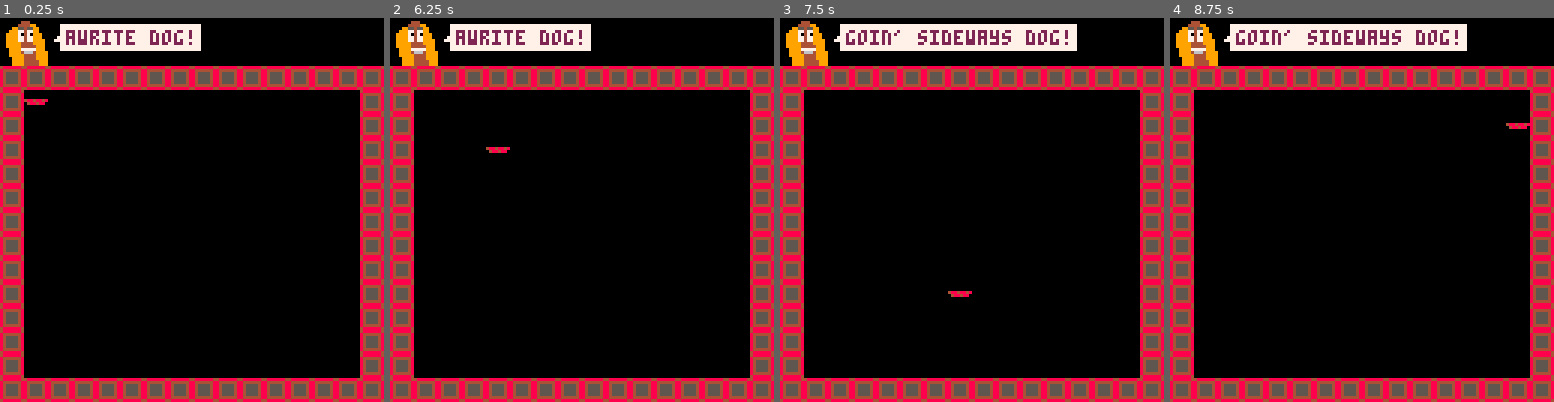
Above: before the commit, frames 1-4 (left to right).
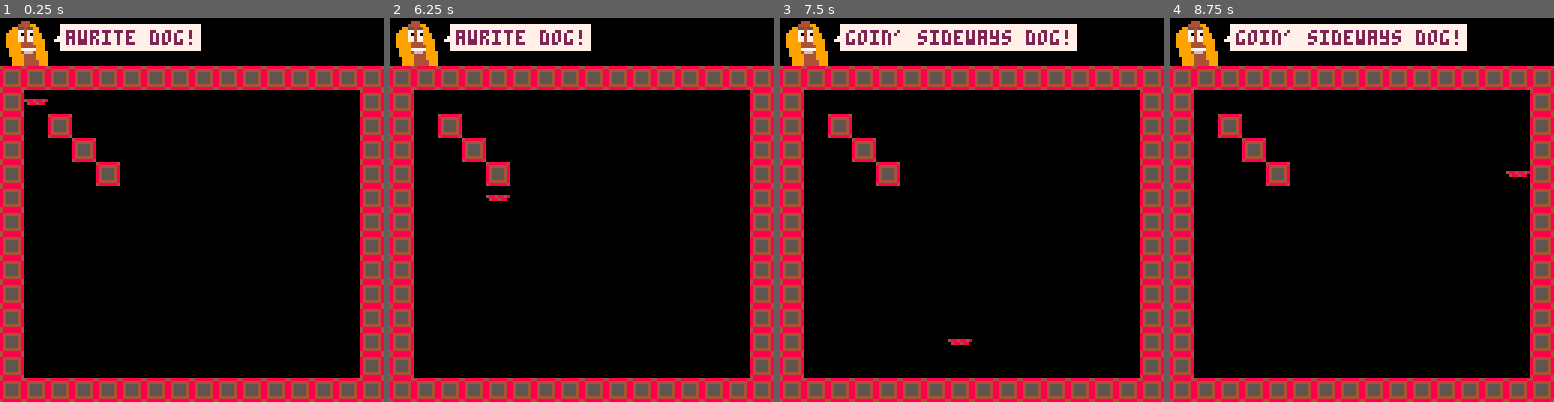
Above: after the commit, the same moments.

Repository: rocktronica/hotdog
Game: PICO-8 cartridge hotdog.p8
The game is run twice, just before and just after one commit, with the same random seed, the same clock (stepped at 60 frames per second) and the same inputs.
Inputs:
- Up to frame 1 (0.25 s): no input
- Up to frame 2 (6.25 s): hold Left 1.97-2.37 s; hold Down 2.42-2.82 s; hold Right 2.87-3.53 s; hold Up 3.58-4.08 s; hold Right 4.13-4.53 s; hold Down 4.58-5.08 s; hold Left 5.13-5.8 s; hold Up 5.85-6.18 s; hold Left from 6.23 s (still down)
- Up to frame 3 (7.5 s): release Left at 6.63 s; hold Down 6.68-7.08 s; hold Right from 7.13 s (still down)
- Up to frame 4 (8.75 s): release Right at 7.8 s; hold Up 7.85-8.35 s; hold Right from 8.4 s (still down)

The runs differ from the first frame. In frame 1, 1.2% of the frame differs, in the area x 12-32%, y 25-44%; in frame 2, 1.3%, in the area x 12-32%, y 25-48%; in frame 3, 1.3%; in frame 4, 1.3%.

Commit message:
Add blocks, level def, improve collision checks

Diff:
--- a/hotdog.p8
+++ b/hotdog.p8
@@ -16,6 +16,20 @@
 player.motion = {}
 player.sprite_x = 0
 player.sprite_y = 0
+
+-- Level Definitions
+levels = {}
+levels[1] = {}
+levels[1].blocks = {{1, 1},{2, 2},{3, 3}}
+levels.active = 1
+
+function draw_level()
+  local level = levels[levels.active]
+
+  for i = 1, #level.blocks, 1 do
+    spr(7, (enclosure.startcolumn + 1 + level.blocks[i][1]) * 8,  (enclosure.startrow + 1 + level.blocks[i][2]) * 8)
+  end
+end
 
 function draw_player()
   local pm = player.motion
@@ -86,13 +100,97 @@
 end
 
 refreshinterval = 0
-playerlocked = false
+player_locked = false
+
+function update_player_state()
+
+  local function can_move_to(cur_x, cur_y, new_x, new_y)
+
+    -- Don't escape the enclosure
+    if new_x < 0 then
+      return false
+    end
+    if new_x >= enclosure.columns then
+      return false
+    end
+    if new_y < 0 then
+      return false
+    end
+    if new_y >= enclosure.rows then
+      return false
+    end
+
+    local level = levels[levels.active]
+
+    -- Don't move to block tiles
+    for i = 1, #level.blocks, 1 do
+      local block = level.blocks[i];
+      if block[1] == new_x and block[2] == new_y then
+        return false
+      end
+
+      -- Prevent diagonal movement through diagonal blocks
+      if cur_x != new_x and cur_y != new_y then
+        local possibility_1 = {cur_x, new_y}
+        local possibility_2 = {new_x, cur_y}
+        local matched_1 = false
+        local matched_2 = false
+
+        for j = 1, #level.blocks, 1 do
+          local block = level.blocks[j]
+          if block[1] == possibility_1[1] and block[2] == possibility_1[2] then
+            matched_1 = true
+          end
+          if block[1] == possibility_2[1] and block[2] == possibility_2[2] then
+            matched_2 = true
+          end
+        end
+
+        if matched_1 and matched_2 then
+          return false
+        end
+      end
+    end
+
+    return true
+  end
+
+  local new_x = player.sprite_x
+  local new_y = player.sprite_y
+
+  -- Handle button input
+  if player_locked == false then
+    player_locked = true
+    player.motion = {}
+    if btn(0) then
+      player.motion.left = true
+      new_x -= 1
+    end
+    if btn(1) then
+      player.motion.right = true
+      new_x += 1
+    end
+    if btn(2) then
+      player.motion.up = true
+      new_y -= 1
+    end
+    if btn(3) then
+      player.motion.down = true
+      new_y += 1
+    end
+  end
+
+  if can_move_to(player.sprite_x, player.sprite_y, new_x, new_y) then
+    player.sprite_x = new_x
+    player.sprite_y = new_y
+  end
+end
 
 function _update()
   refreshinterval += 1
 
   if (refreshinterval > 1) then
-    playerlocked = false
+    player_locked = false
     refreshinterval = 0
   end
 
@@ -102,44 +200,17 @@
     avatar.frame = 0
   end
 
-  -- update state for player
-  if playerlocked == false then
-    playerlocked = true
-    player.motion = {}
-    if btn(0) then
-      player.motion.left = true
-      player.sprite_x -= 1
-      if player.sprite_x < 0 then
-        player.sprite_x = 0
-      end
-    end
-    if btn(1) then
-      player.motion.right = true
-      player.sprite_x += 1
-      if player.sprite_x >= enclosure.columns then
-        player.sprite_x = enclosure.columns - 1
-      end
-    end
-    if btn(2) then
-      player.motion.up = true
-      player.sprite_y -= 1
-      if player.sprite_y < 0 then
-        player.sprite_y = 0
-      end
-    end
-    if btn(3) then
-      player.motion.down = true
-      player.sprite_y += 1
-      if player.sprite_y >= enclosure.rows then
-        player.sprite_y = enclosure.rows - 1
-      end
-    end
-  end
+  update_player_state()
+
 end
 
 function _draw()
   cls()
   draw_enclosure()
+
+  levels.active = 1
+  draw_level()
+
   draw_avatar()
   draw_player()
 end
Not shown, changed: docs/index.js
